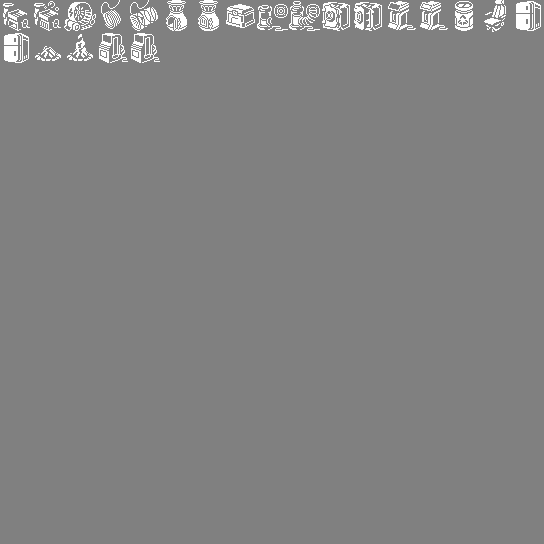
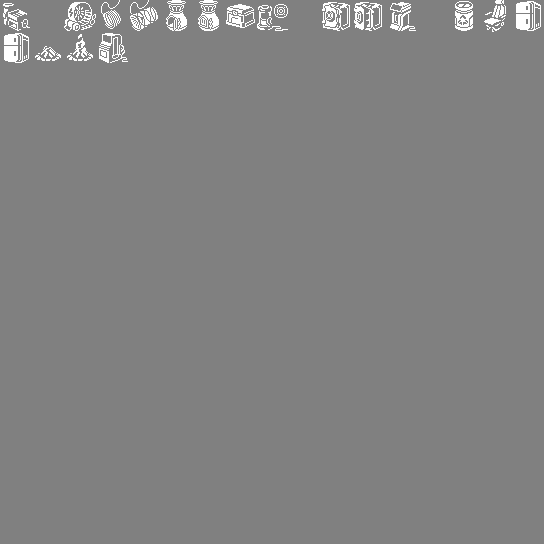
Layers edited between the first and the second 544 × 544 image:
hid "1" over [left=34, top=1, right=61, bottom=31]
hid "9" over [left=289, top=1, right=320, bottom=31]
painted on "12" over [left=388, top=1, right=416, bottom=31]
hid "13", painted on it over [left=420, top=1, right=448, bottom=30]
hid "21" over [left=131, top=33, right=160, bottom=63]
